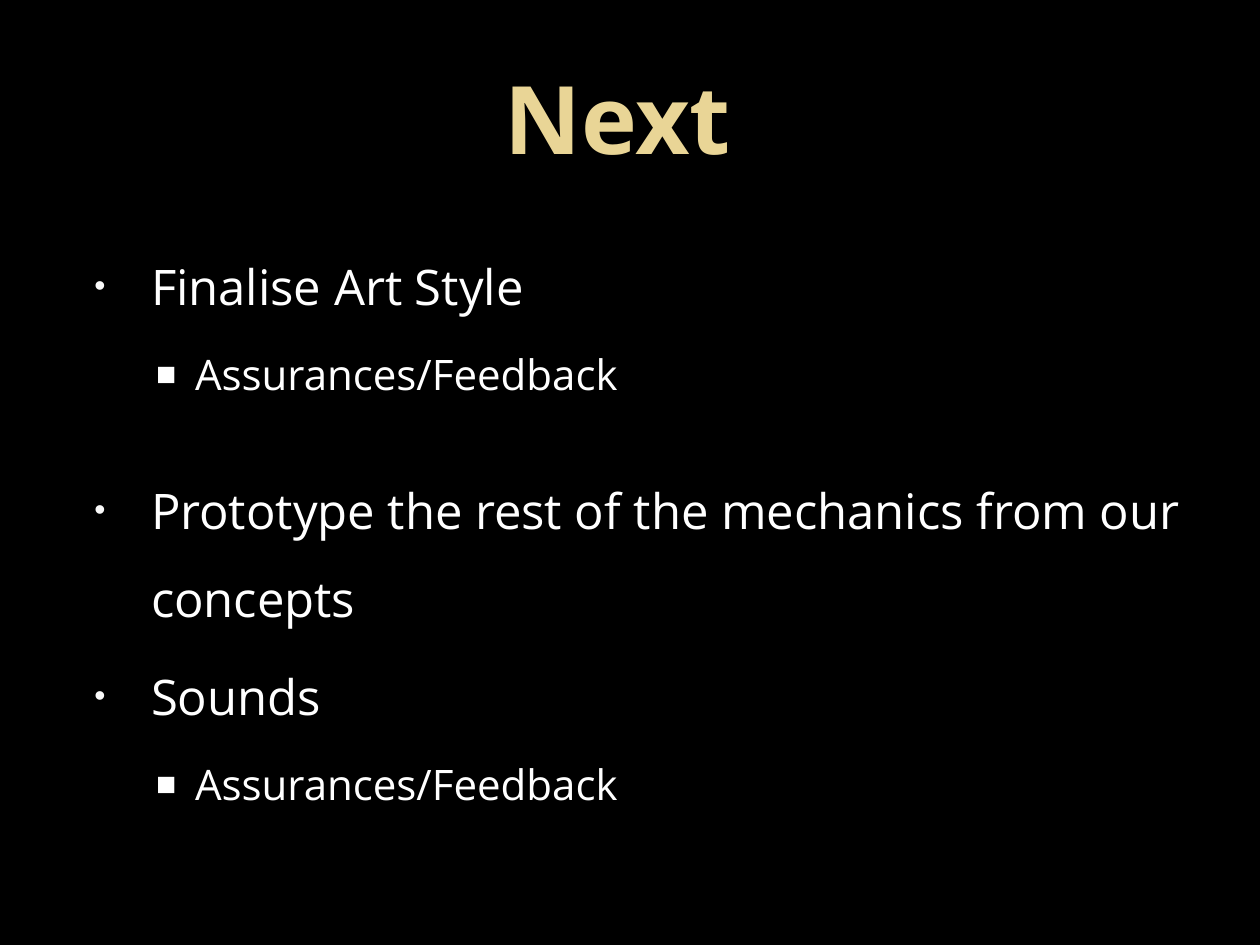
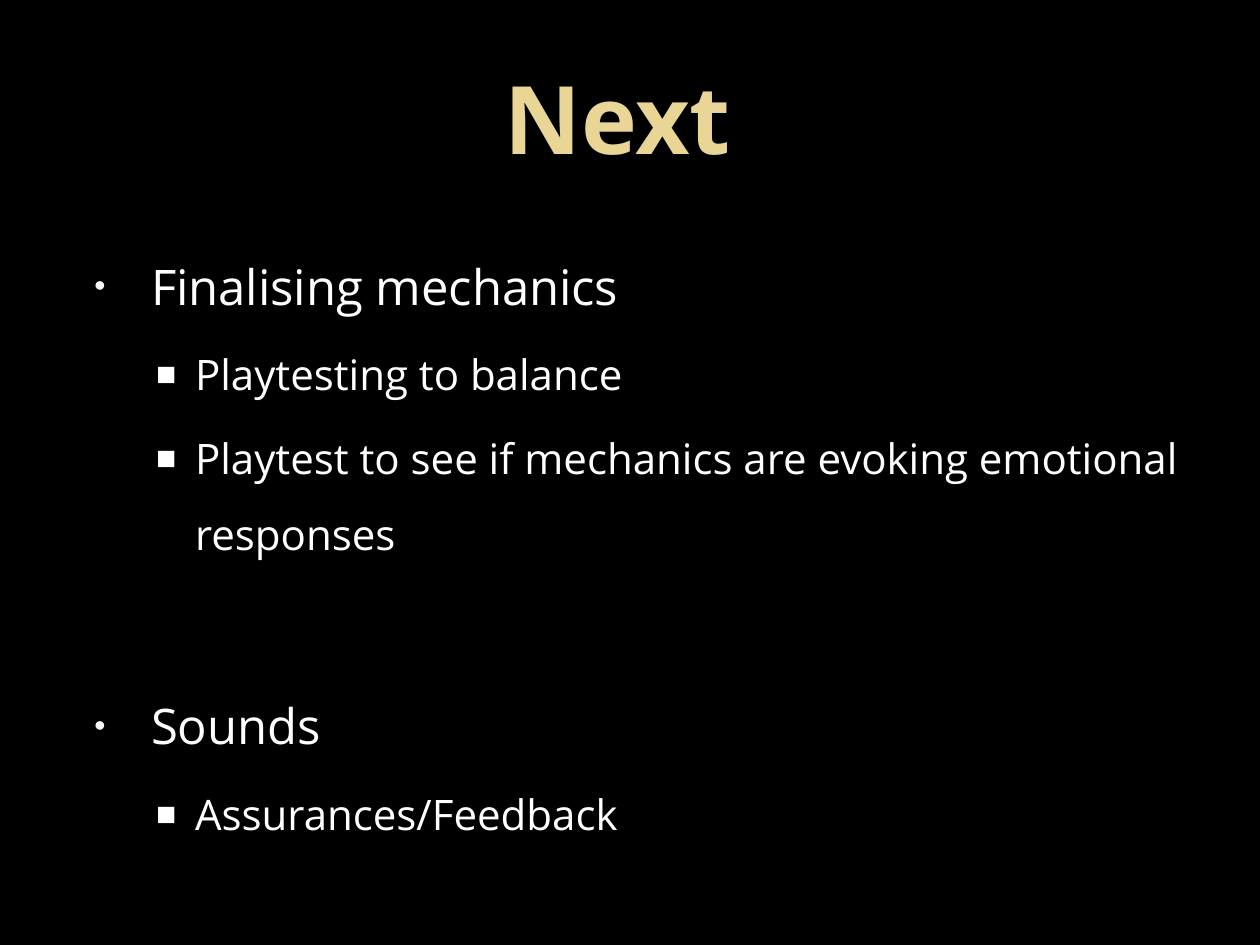
Before and after one commit to UoSGamesGroups/second-semester-level-4-5-s2-group-13, a slide deck: slide 14 of Group 13 Powerpoint presentation2.pptx (slide 15 before the commit). Drawn at 1260x945 pixels with LibreOffice and Linux fonts; fonts in the diff are those of the drawing. Boxes give left, top, right and bottom in pixels: in the first picture for what was removed or moved away, otherwise in the second. Text is boxed around its words. In the diff, an @@ line names an element or a change of style, - is before the commit and + after.

```diff
--- a/Group 13 Powerpoint presentation2.pptx
+++ b/Group 13 Powerpoint presentation2.pptx
@@ text at bbox=[151, 267, 1178, 560]: text changed; size 28 to 24 pt @@
-• Finalise Art Style
-  ■ Assurances/Feedback
-• Prototype the rest of the mechanics from our concepts
+• Finalising mechanics
+  ■ Playtesting to balance
+  ■ Playtest to see if mechanics are evoking emotional responses
```
Also in this commit, not shown: 3 other slides changed, 1 slide removed.
